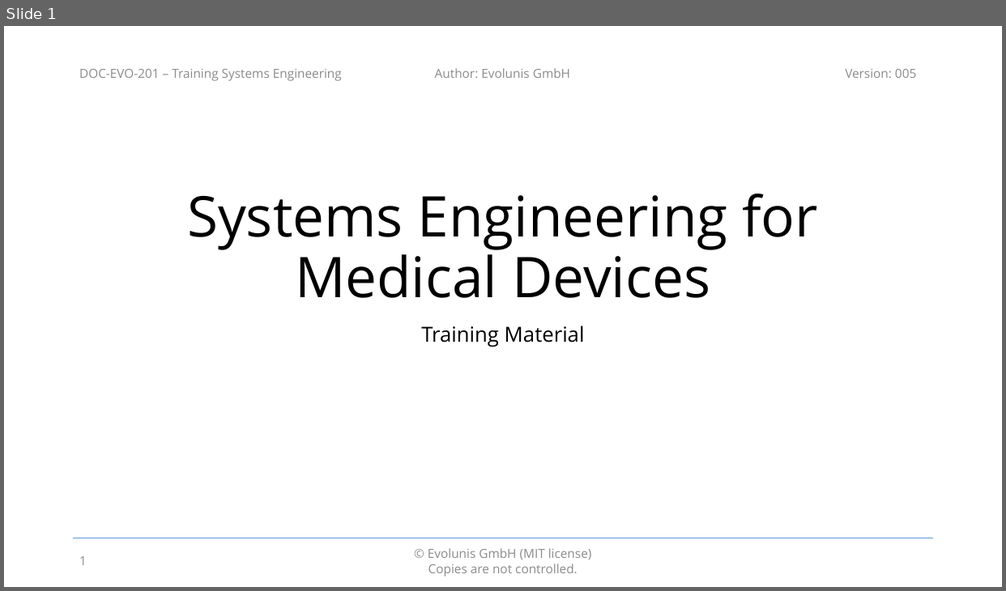
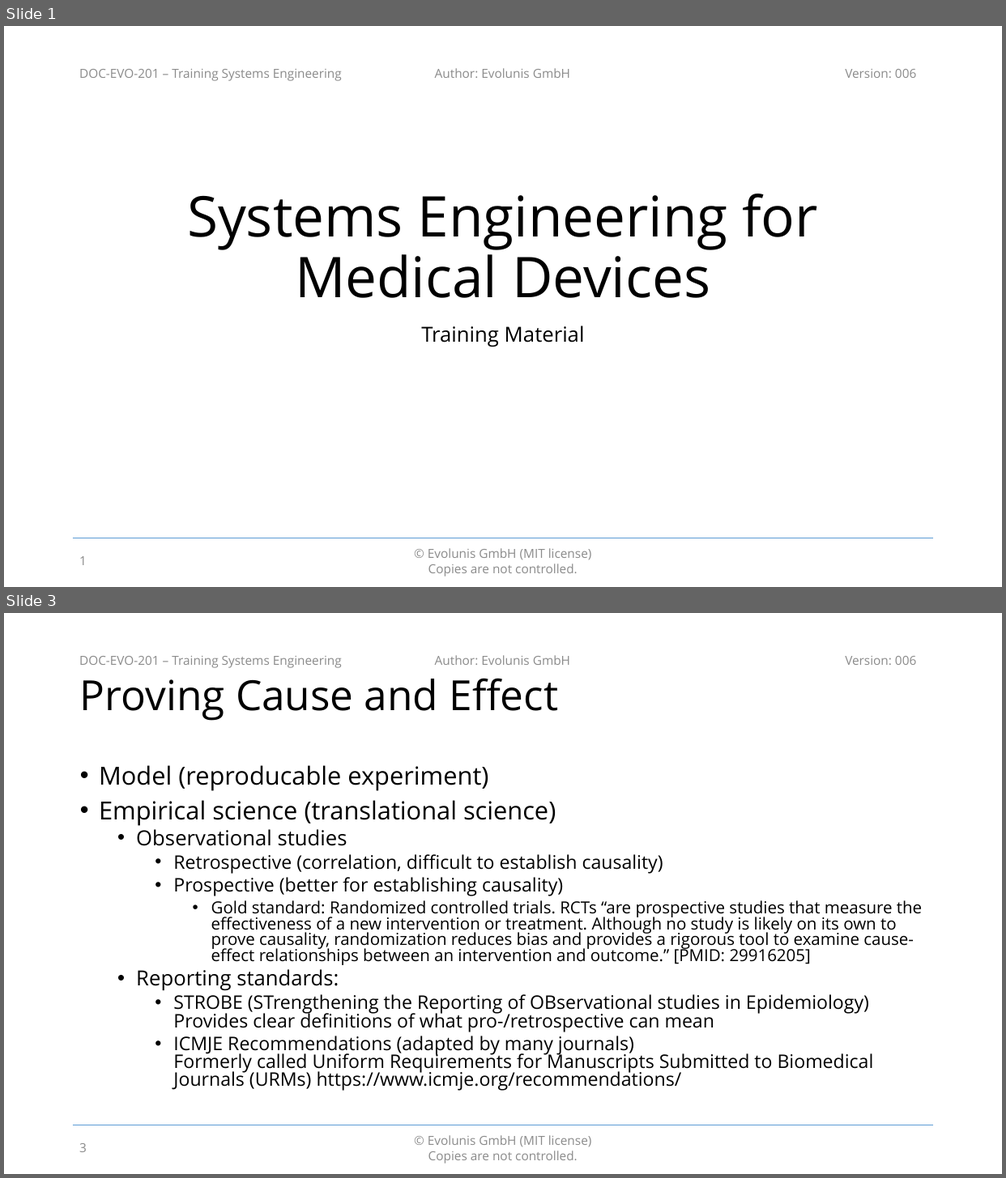
Before and after one commit to evolunis/openQMS, a slide deck: 2. Design and Development/DOC-201 - Training Systems Engineering.pptx. Shown one above the other, each under a label of ours: slide 1 before the commit, slides 1 and 3 after it; the slides between them are not shown. The pictures are 1006x591 and 1006x1178 pixels, drawn with LibreOffice and Linux fonts; fonts in the diff are those of the drawing; background and template pictures are left out. Boxes give left, top, right and bottom in pixels: in the first picture for what was removed or moved away, otherwise in the second. Text is boxed around its words. In the diff, an @@ line names an element or a change of style, - is before the commit and + after.

Commit message:
Add slide on the scientific method, cause and effect

```diff
--- a/2. Design and Development/DOC-201 - Training Systems Engineering.pptx
+++ b/2. Design and Development/DOC-201 - Training Systems Engineering.pptx
@@ slide 3 added at box(4, 613, 1002, 1174), background #FFFFFF; not listed: 5 template elements that a slide beside it also shows @@
@@ title added at box(80, 678, 559, 721), 40 pt, text #000000 @@
+Proving Cause and Effect
@@ text added at box(99, 765, 922, 1091), 18 pt, text #000000 @@
+• Model (reproducable experiment)
+• Empirical science (translational science)
+  • Observational studies
+    • Retrospective (correlation, difficult to establish causality)
+    • Prospective (better for establishing causality)
+      • Gold standard: Randomized controlled trials. RCTs “are prospective studies that measure the effectiveness of a new intervention or treatment. Although no study is likely on its own to prove causality, randomization reduces bias and provides a rigorous tool to examine cause-effect relationships between an intervention and outcome.” [PMID: 29916205]
+  • Reporting standards:
+    • STROBE (STrengthening the Reporting of OBservational studies in Epidemiology)
+      Provides clear definitions of what pro-/retrospective can mean
+    • ICMJE Recommendations (adapted by many journals)
+      Formerly called Uniform Requirements for Manuscripts Submitted to Biomedical Journals (URMs) https://www.icmje.org/recommendations/
@@ page number added at box(79, 1144, 87, 1152), 12 pt, text #8C8C8C @@
+3
@@ slide 1 changed as well @@
@@ text at box(845, 69, 916, 78): text changed @@
-Version: 005
+Version: 006
```
Also in this commit, not shown: 17 other slides changed, 1 other slide added.
